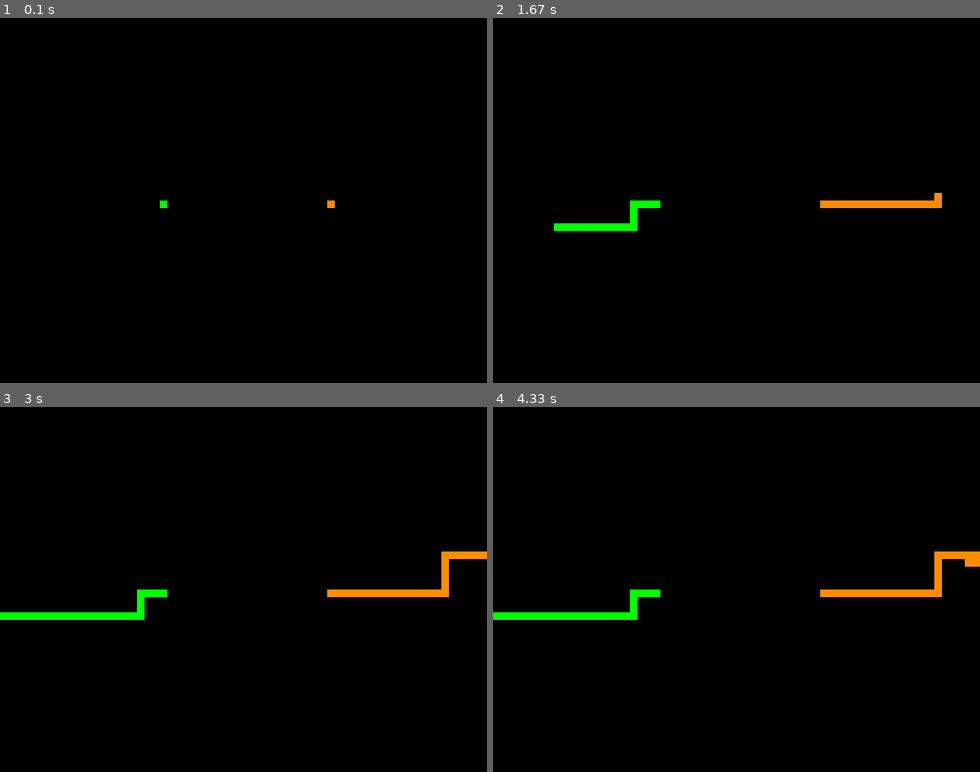
Above: before the commit, frames 1-4 (two rows, left to right).
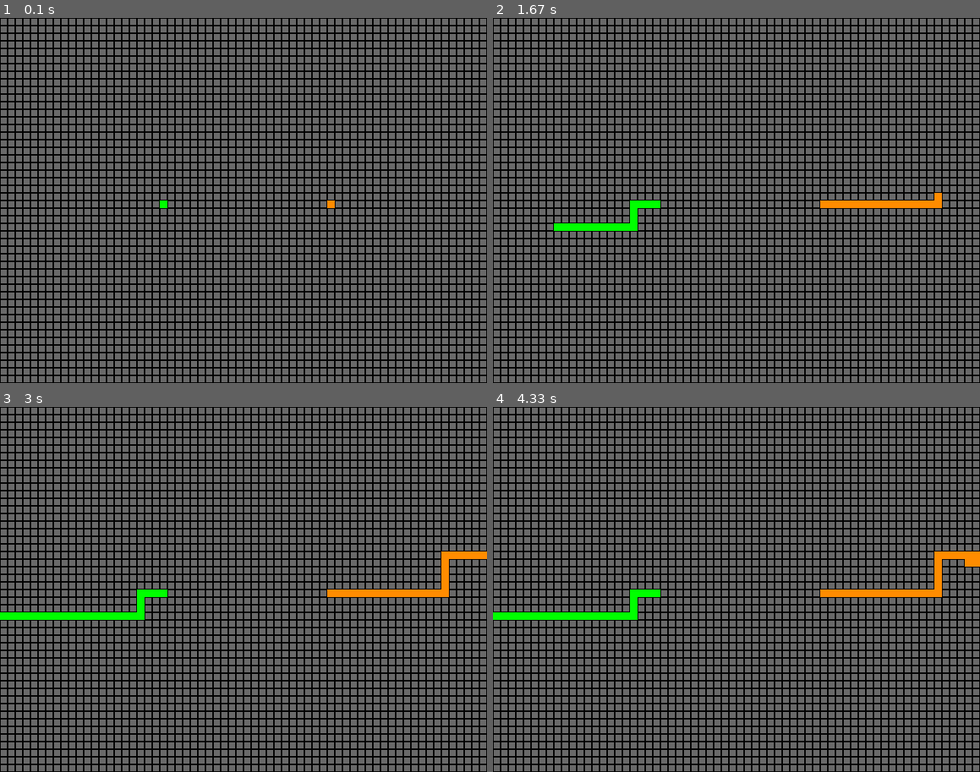
Above: after the commit, the same moments.

Repository: sd18spring/InteractiveProgramming
Game: pygame game, started from tron-nc01.py
The game is run twice, just before and just after one commit, with the same random seed, the same clock (stepped at 60 frames per second) and the same inputs.
Inputs:
- Up to frame 1 (0.1 s): no input
- Up to frame 2 (1.67 s): tap S at 0.33 s; tap A at 0.67 s; hold Up from 1.57 s (still down)
- Up to frame 3 (3 s): release Up at 2.03 s; hold Right 2.07-2.53 s
- Up to frame 4 (4.33 s): hold Down 3.13-3.43 s; hold Left 3.47-3.87 s

The runs differ from the first frame. In frame 1, 64% of the frame differs, in the area x 0-100%, y 0-100%; in frame 2, 63%; in frame 3, 63%; in frame 4, 63%.

Commit message:
Fixed background

Diff:
--- a/tron-nc01.py
+++ b/tron-nc01.py
@@ -18,9 +18,9 @@
                 cell_coord = (i*self.model.cell_length,j*self.model.cell_length)
                 self.model.cells[(i,j)] = Cell(self.model.screen,cell_coord,cell_size)
         all_cells = self.model.cells.values()
-
         for cell in all_cells:
             cell.draw()
+
     def draw(self):
         self.model._draw_players()
         pygame.display.update()
@@ -151,11 +151,11 @@
     pygame.init()
     model = TronModelView()
     view = PyGameWindowView(model)
+    view._init_draw()
     controller = KeyControl(model)
 
     running = True
     while running:
-        view._init_draw
         for event in pygame.event.get():
             if event.type == QUIT:
                 running = False
